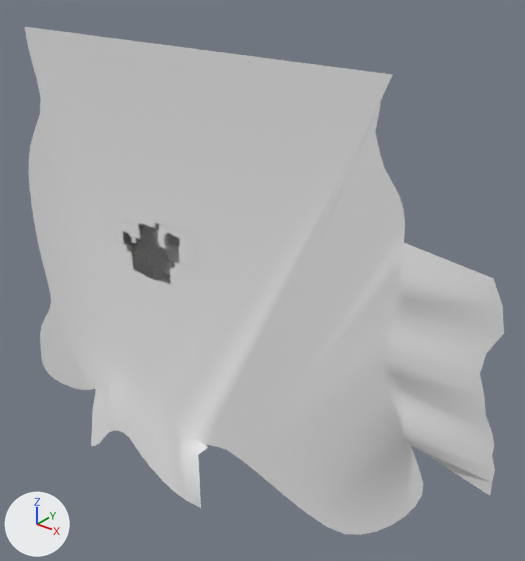
An edit to the FBX model Assets/Meshes/facility0.FBX, drawn before and after from the same camera.
Both versions are drawn from a 50 mm lens placed at (750.0, -669.0, 423.0), pointed at (167.0, 59.0, -28.0). Every picture has the same lights, and +X, +Y and +Z are marked at lower left. Where no turn or scale is listed for an object, it has been applied to the vertices.

Objects in the first picture: 'island'.
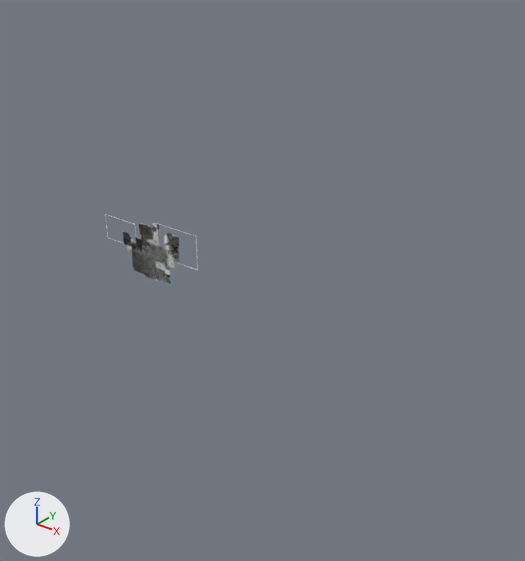
Changed parts and their boxes [x1, y1, x2, y2] in the pictures (525 x 561 px):
'island', deleted
    before: [25, 27, 504, 535]

Patch to the scene script:
```diff
--- a/Assets/Meshes/facility0.FBX.py
+++ b/Assets/Meshes/facility0.FBX.py
@@ ob_island @@
-ob_island = bpy.data.objects.new('island', me_mesh)
-ob_island.location = (0.0, 0.0, 0.0)
```
